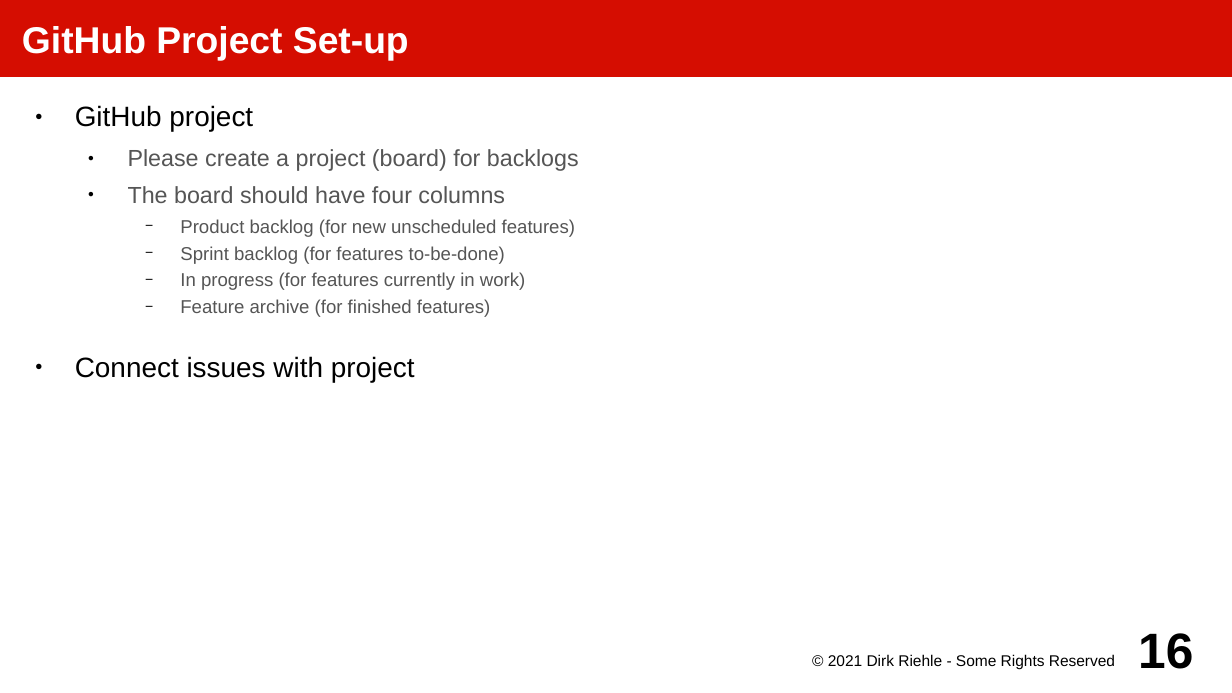
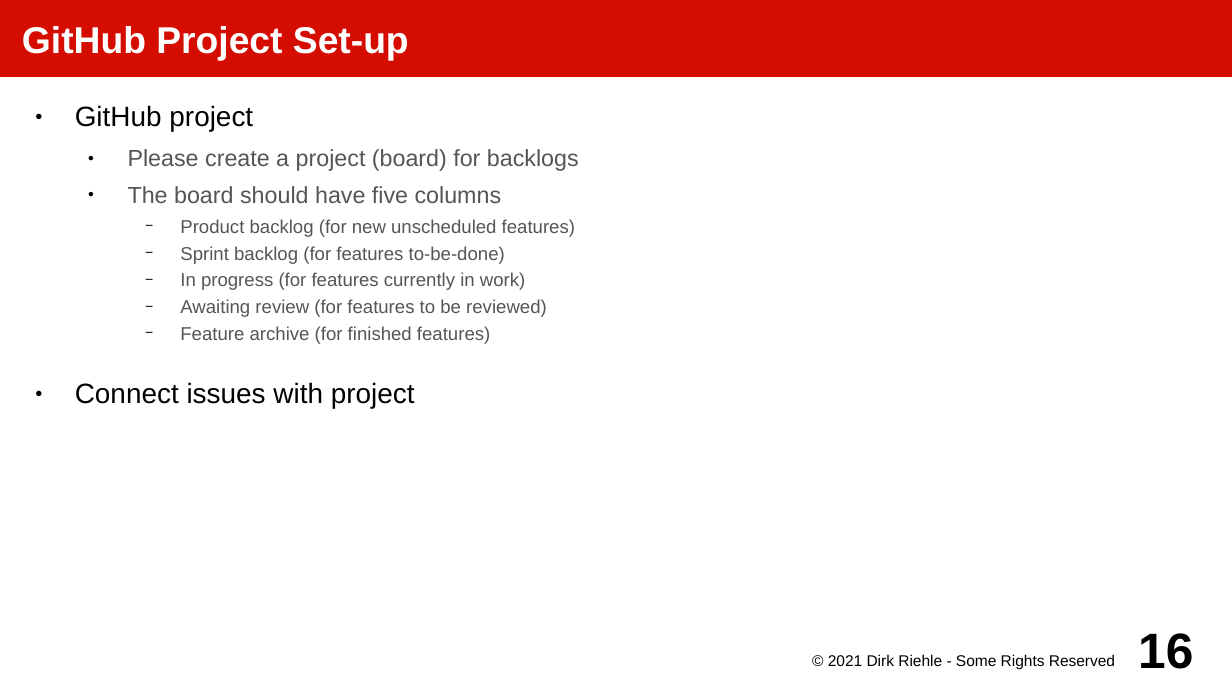
Before and after one commit to dirkriehle/amos-course, a slide deck: slide 16 of Lecture slides/AMOS B02 - Tools and Artifacts.odp. Drawn at 1232x693 pixels with LibreOffice and Linux fonts; fonts in the diff are those of the drawing. Boxes give left, top, right and bottom in pixels: in the first picture for what was removed or moved away, otherwise in the second. Text is boxed around its words. In the diff, an @@ line names an element or a change of style, - is before the commit and + after.

```diff
--- a/Lecture slides/AMOS B02 - Tools and Artifacts.odp
+++ b/Lecture slides/AMOS B02 - Tools and Artifacts.odp
@@ text at bbox=[128, 186, 502, 203]: text changed @@
-  ● The board should have four columns
+  ● The board should have five columns
@@ text at bbox=[180, 299, 547, 317]: paragraph added @@
+    − Awaiting review (for features to be reviewed)
```
Also in this commit, not shown: 5 other slides changed, 3 other files.
